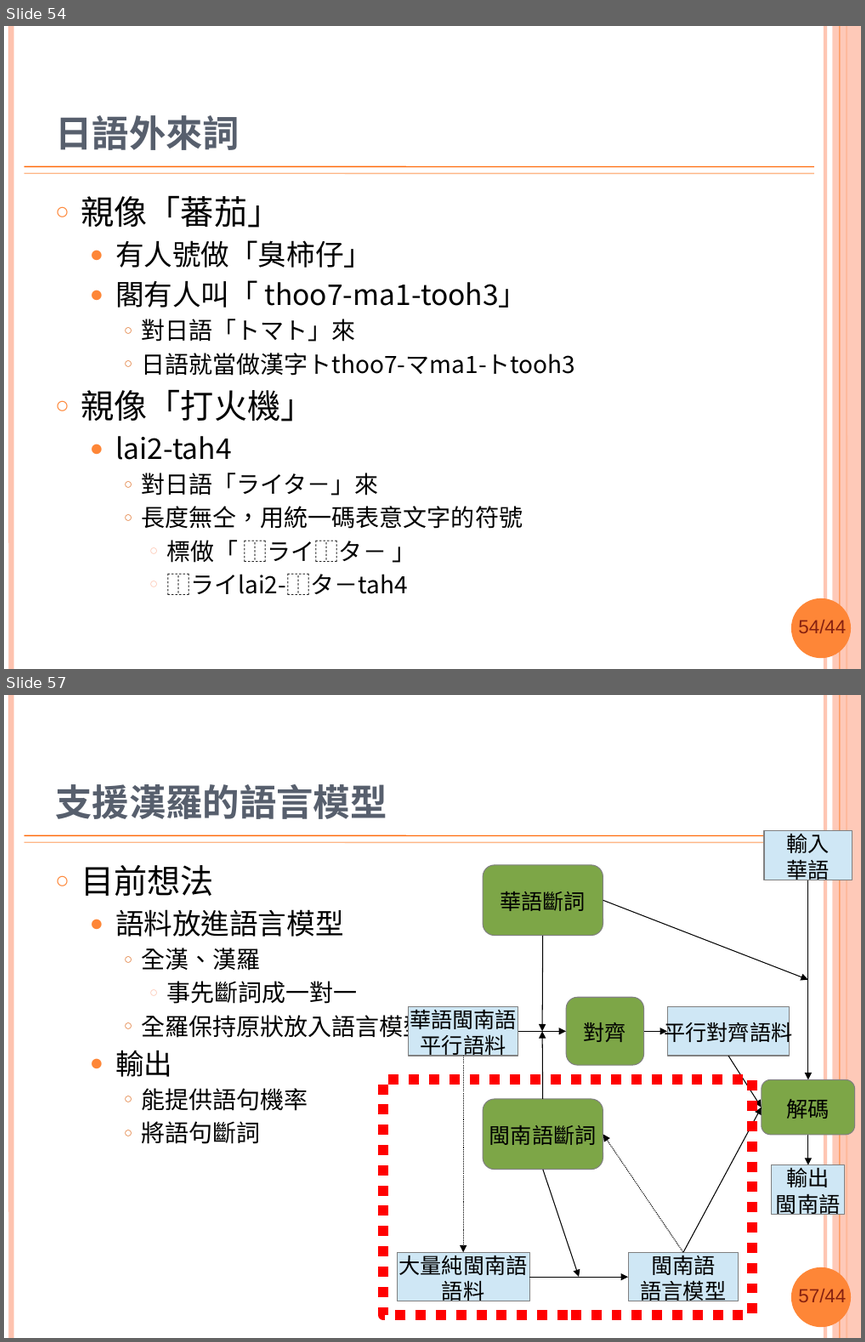
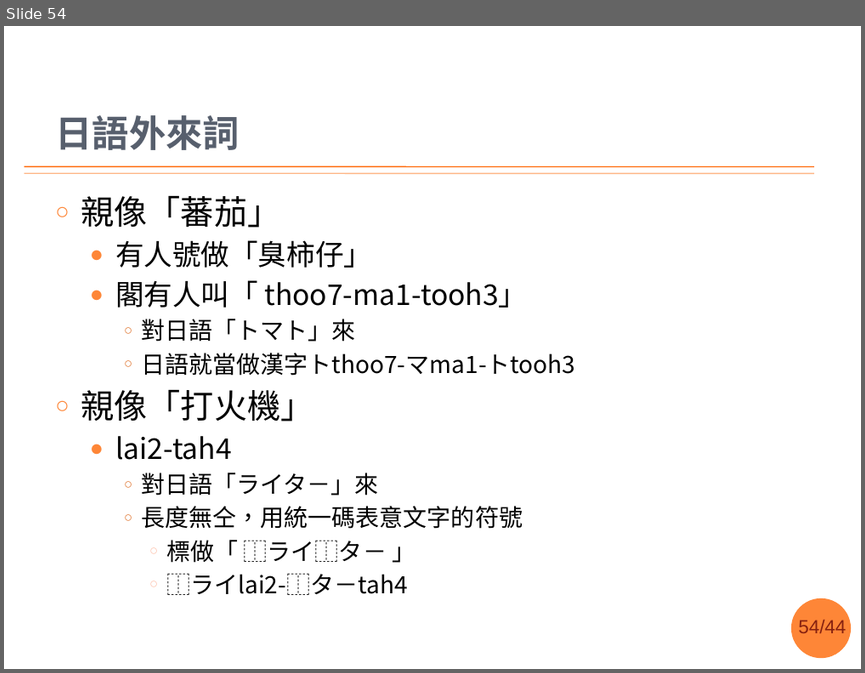
Before and after one commit to sih4sing5hong5/po3-ko3_tau5-iann2-phinn3, a slide deck: 翻譯報告.pptx. Shown one above the other, each under a label of ours: slides 54 and 57 before the commit, slide 54 after it; the slides between them are not shown. The pictures are 865x1342 and 865x673 pixels, drawn with LibreOffice and Linux fonts; fonts in the diff are those of the drawing; background and template pictures are left out. Boxes give left, top, right and bottom in pixels: in the first picture for what was removed or moved away, otherwise in the second. Text is boxed around its words. In the diff, an @@ line names an element or a change of style, - is before the commit and + after.

```diff
--- a/翻譯報告.pptx
+++ b/翻譯報告.pptx
@@ slide 57 removed at bbox=[4, 695, 861, 1338], background #FFFFFF; not listed: 9 template elements that a slide beside it also shows @@
@@ title removed at bbox=[55, 784, 386, 819] @@
-支援漢羅的語言模型
@@ text removed at bbox=[81, 865, 427, 1144] @@
-○ 目前想法
-  ● 語料放進語言模型
-    ○ 全漢、漢羅
-      ○ 事先斷詞成一對一
-    ○ 全羅保持原狀放入語言模型
-  ● 輸出
-    ○ 能提供語句機率
-    ○ 將語句斷詞
@@ rectangle removed at bbox=[383, 1080, 751, 1315] @@
@@ group removed at bbox=[398, 830, 855, 1301]: 14 arrows, 6 rectangles, 4 rounded rectangles @@
-輸入
-華語
-華語斷詞
-對齊
-閩南語
-語言模型
-平行對齊語料
-解碼
-輸出
-閩南語
-華語閩南語
-平行語料
-閩南語斷詞
-大量純閩南語
-語料
@@ slide 54 changed as well @@
@@ line removed from (11, 26) to (11, 669) @@
@@ line removed from (825, 26) to (825, 669) @@
@@ rectangle removed at bbox=[833, 26, 861, 669] @@
@@ line removed from (840, 26) to (840, 669) @@
@@ line removed from (846, 26) to (846, 669) @@
```
Also in this commit, not shown: 54 other slides changed, 3 slides added, 4 other slides removed.
